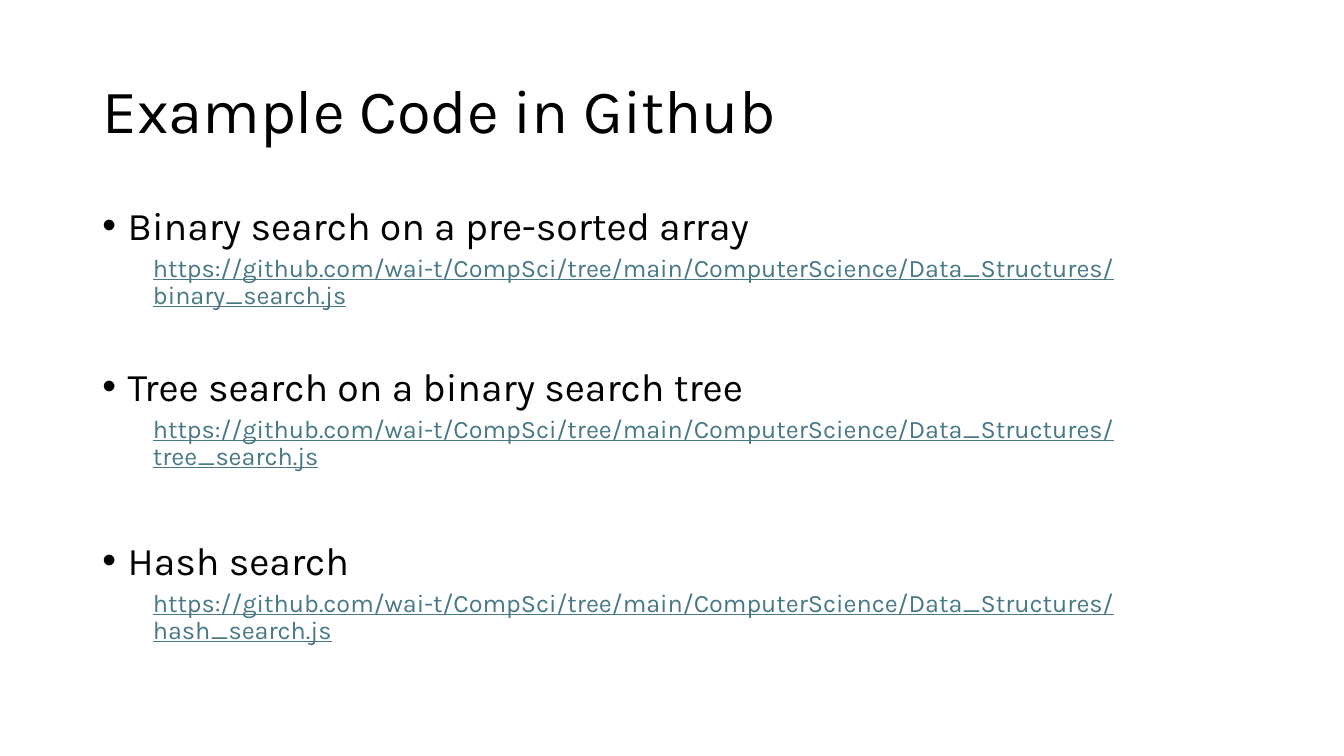
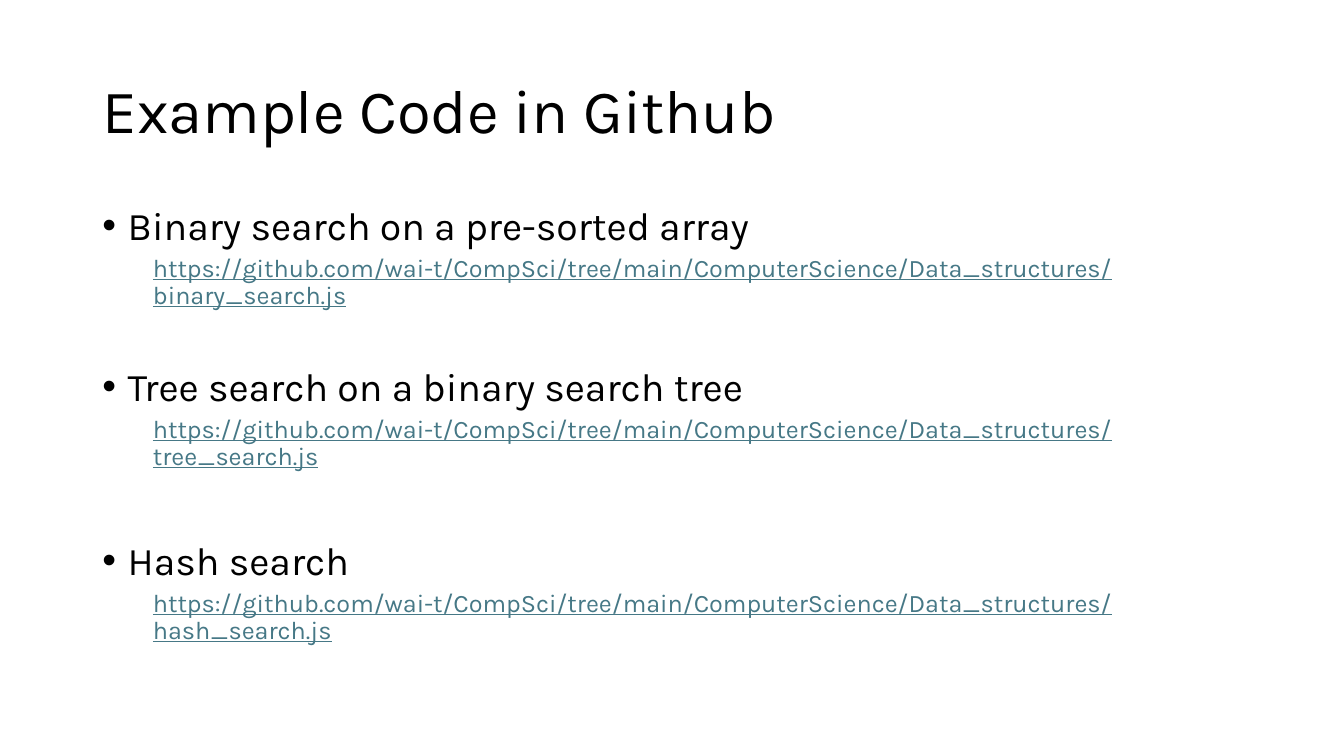
Before and after one commit to wai-t/CompSci, a slide deck: slide 34 of ComputerScience/Data_structures/Data Structures.pptx. Drawn at 1344x756 pixels with LibreOffice and Linux fonts; fonts in the diff are those of the drawing. Boxes give left, top, right and bottom in pixels: in the first picture for what was removed or moved away, otherwise in the second. Text is boxed around its words. In the diff, an @@ line names an element or a change of style, - is before the commit and + after.

```diff
--- a/ComputerScience/Data_structures/Data Structures.pptx
+++ b/ComputerScience/Data_structures/Data Structures.pptx
@@ text at <box>153,258,1112,310</box>: text changed @@
-  https://github.com/wai-t/CompSci/tree/main/ComputerScience/Data_Structures/binary_search.js
+  https://github.com/wai-t/CompSci/tree/main/ComputerScience/Data_structures/binary_search.js
@@ text at <box>153,419,1112,471</box>: text changed @@
-  https://github.com/wai-t/CompSci/tree/main/ComputerScience/Data_Structures/tree_search.js
+  https://github.com/wai-t/CompSci/tree/main/ComputerScience/Data_structures/tree_search.js
@@ text at <box>153,593,1112,645</box>: text changed @@
-  https://github.com/wai-t/CompSci/tree/main/ComputerScience/Data_Structures/hash_search.js
+  https://github.com/wai-t/CompSci/tree/main/ComputerScience/Data_structures/hash_search.js
```
Also in this commit, not shown: 1 other slide changed, 1 other file.
